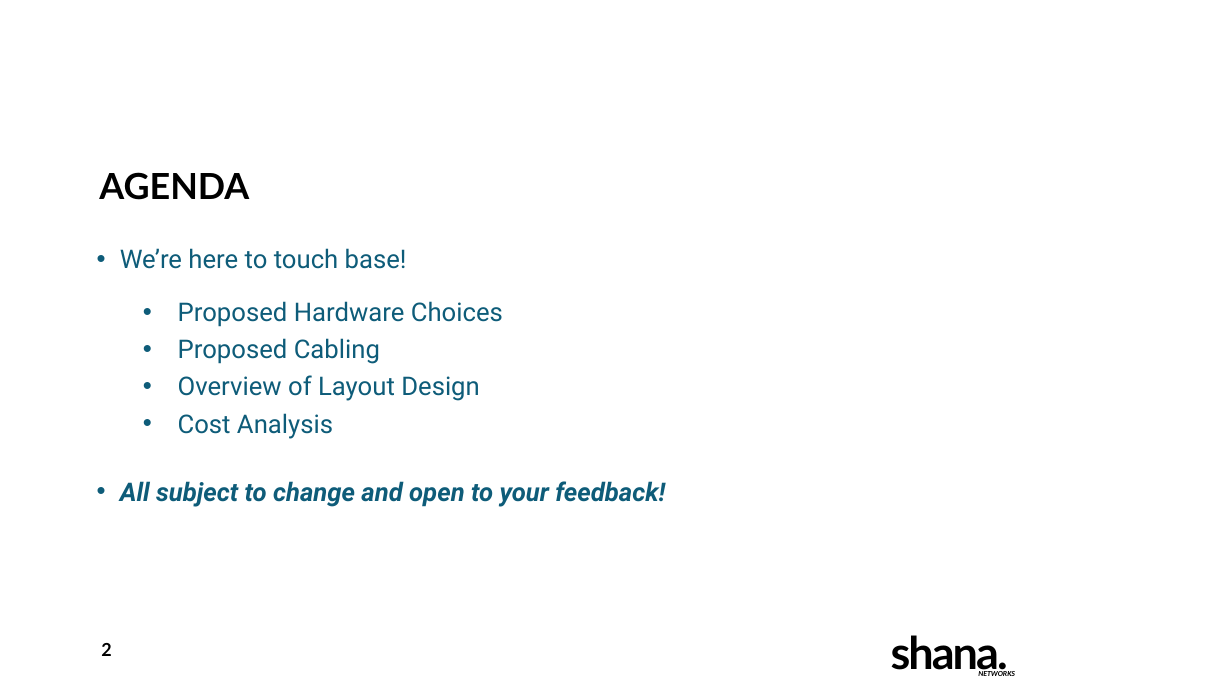
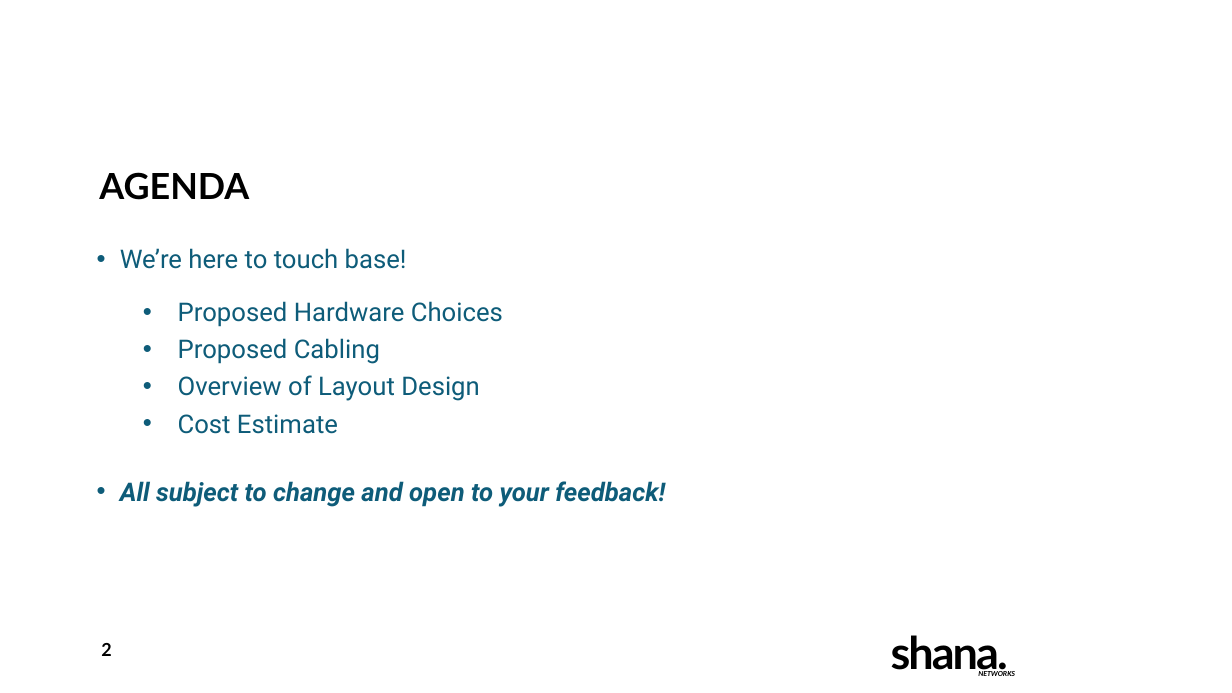
Before and after one commit to eludin/G12-Network-Infrastructure, a slide deck: slide 2 of VideoPresentation/SHANA_videopresentation_slides.pptx. Drawn at 1232x693 pixels with LibreOffice and Linux fonts; fonts in the diff are those of the drawing; background and template pictures are left out. Boxes give left, top, right and bottom in pixels: in the first picture for what was removed or moved away, otherwise in the second. Text is boxed around its words. In the diff, an @@ line names an element or a change of style, - is before the commit and + after.

Commit message:
commit updated cost estimates, logical screenshots
video file added to .gitignore
see: https://www.youtube.com/watch?v=U-O2a2vRtGI

```diff
--- a/VideoPresentation/SHANA_videopresentation_slides.pptx
+++ b/VideoPresentation/SHANA_videopresentation_slides.pptx
@@ text at (178,414,338,434): text changed @@
-  • Cost Analysis
+  • Cost Estimate
```
Also in this commit, not shown: 5 other slides changed, 4 slides added, 12 slides removed, 7 other files.
